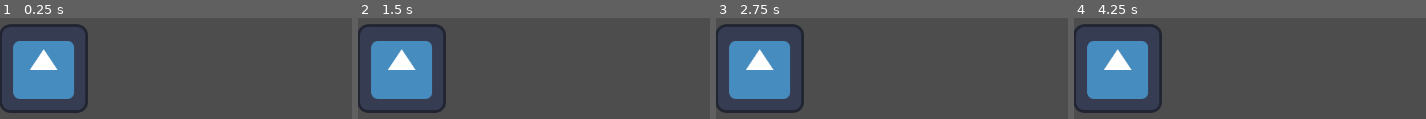
Above: before the commit, frames 1-4 (left to right).
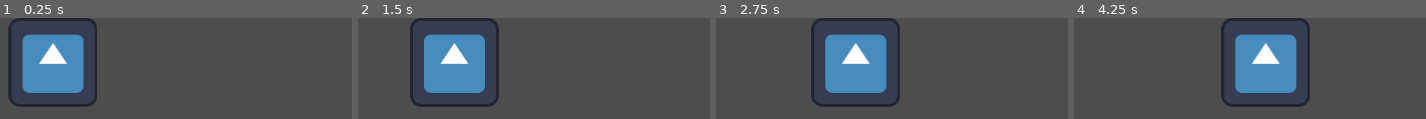
Above: after the commit, the same moments.

Repository: knuklz/MiniJam165
Game: Godot game, scene res://Main.tscn
Two runs of this game, one before a commit and one after it. Both use one fixed random seed, a clock stepped at 60 frames per second and the inputs below. The engine's default icon, where the game draws it, is replaced by a stand-in: a white triangle on a blue panel in a dark square.
Inputs:
- Up to frame 1 (0.25 s): no input
- Up to frame 2 (1.5 s): no input
- Up to frame 3 (2.75 s): no input
- Up to frame 4 (4.25 s): no input

The runs differ from the first frame. In frame 1, 12% of the frame differs, in the area x 0-28%, y 0-95%; in frame 2, 22%; in frame 3, 26%, in the area x 0-53%, y 0-95%; in frame 4, 26%.

Commit message:
Setup basic movement/boundary detection for the sprite

Diff:
--- a/Main.tscn
+++ b/Main.tscn
@@ -1,9 +1,13 @@
-[gd_scene load_steps=2 format=3 uid="uid://kcw1lt6fjmpi"]
+[gd_scene load_steps=4 format=3 uid="uid://kcw1lt6fjmpi"]
 
 [ext_resource type="Texture2D" uid="uid://bug86wd61wybv" path="res://icon.svg" id="1_28x2s"]
+[ext_resource type="Script" path="res://main.gd" id="1_m3iqr"]
+[ext_resource type="Script" path="res://brush.gd" id="3_n81q4"]
 
-[node name="Node2D" type="Node2D"]
+[node name="World" type="Node2D"]
+script = ExtResource("1_m3iqr")
 
 [node name="Icon" type="Sprite2D" parent="."]
-position = Vector2(63, 73)
 texture = ExtResource("1_28x2s")
+centered = false
+script = ExtResource("3_n81q4")
--- /dev/null
+++ b/brush.gd
@@ -0,0 +1,38 @@
+extends Sprite2D
+
+@export var speed: int = 50
+
+
+# Get the height and width of the sprite for checking boundaries
+var height: Vector2 = $".".texture.get_size()
+#var width: int = Texture.get_width()
+
+
+# Extract world boundaries from parent object
+# World boundaries are hard coded in the brush script for now until I figure out how to properly pass variables between scripts.
+var wHeight: int = 500
+var wWidth: int = 500
+
+
+
+# Called when the node enters the scene tree for the first time.
+func _ready() -> void:
+	pass # Replace with function body.
+
+
+# Called every frame. 'delta' is the elapsed time since the previous frame.
+func _process(delta: float) -> void:
+
+
+	if((position.x >=  (wWidth-height.x) and (speed > 0)) or (position.x<=0) and speed <0):
+		speed = speed * -1
+	# Update the X position based on the speed variable
+	position.x += speed*delta
+
+
+	#Sprite2D.texture.get_height()
+	#print($"..".WORLD_HEIGHT)
+
+
+func checkBound():
+	pass
--- /dev/null
+++ b/main.gd
@@ -0,0 +1,13 @@
+extends Node2D
+
+@export var WORLD_HEIGHT: int = 500
+@export var WORLD_WIDTH : int = 500
+
+# Called when the node enters the scene tree for the first time.
+func _ready() -> void:
+	pass # Replace with function body.
+
+
+# Called every frame. 'delta' is the elapsed time since the previous frame.
+func _process(delta: float) -> void:
+	pass
